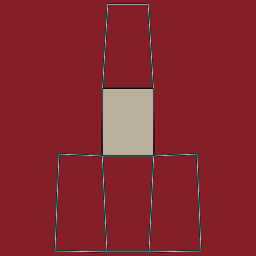
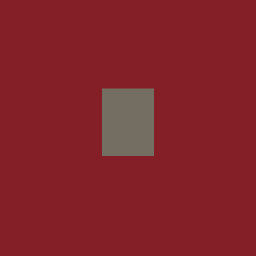
Revision of a layered 256px x 256px image; what changed, layer by layer:
hid "Layer 0" over [54, 3, 202, 253]
painted on "Layer 1" over [102, 88, 154, 156]
